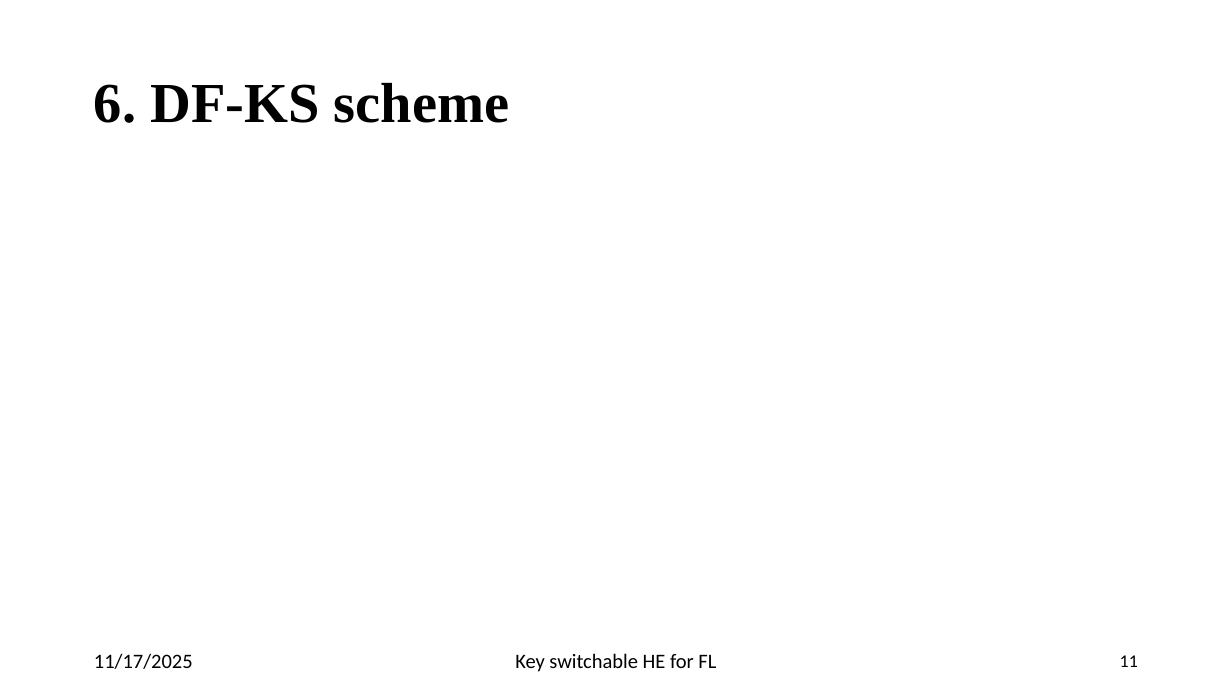
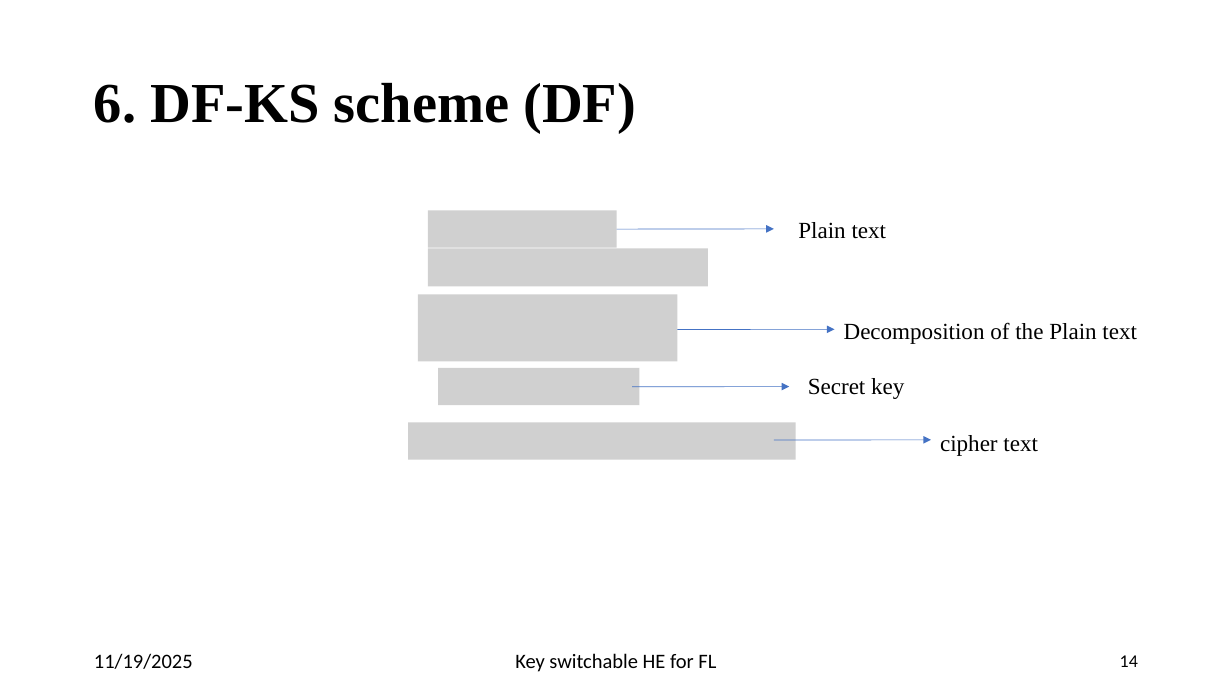
Before and after one commit to pyb0b/master-thesis-report, a slide deck: slide 14 of Final Presentation.pptx (slide 11 before the commit). Drawn at 1232x693 pixels with LibreOffice and Linux fonts; fonts in the diff are those of the drawing; grey boxes stand for pictures. Boxes give left, top, right and bottom in pixels: in the first picture for what was removed or moved away, otherwise in the second. Text is boxed around its words. In the diff, an @@ line names an element or a change of style, - is before the commit and + after.

```diff
--- a/Final Presentation.pptx
+++ b/Final Presentation.pptx
@@ title at (94, 82, 636, 133): text changed @@
-6. DF-KS scheme
+6. DF-KS scheme (DF)
@@ picture added at (428, 211, 616, 248) @@
@@ arrow added from (616, 229) to (775, 229), #4472C4 0.5 pt @@
@@ text added at (798, 222, 887, 239), 18 pt, text #000000 @@
+Plain text
@@ picture added at (428, 249, 708, 287) @@
@@ picture added at (418, 295, 677, 362) @@
@@ arrow added from (677, 330) to (835, 329), #4472C4 0.5 pt @@
@@ text added at (844, 322, 1137, 344), 18 pt, text #000000 @@
+Decomposition of the Plain text
@@ picture added at (438, 368, 640, 405) @@
@@ arrow added from (632, 387) to (789, 386), #4472C4 0.5 pt @@
@@ text added at (808, 378, 904, 399), 18 pt, text #000000 @@
+Secret key
@@ picture added at (409, 422, 797, 459) @@
@@ arrow added from (775, 440) to (932, 440), #4472C4 0.5 pt @@
@@ text added at (940, 435, 1038, 456), 18 pt, text #000000 @@
+cipher text
@@ text at (94, 653, 193, 669): text changed @@
-11/17/2025
+11/19/2025
@@ page number at (1120, 655, 1138, 667): text changed @@
-11
+14
```
Also in this commit, not shown: 12 other slides changed, 6 slides added.
